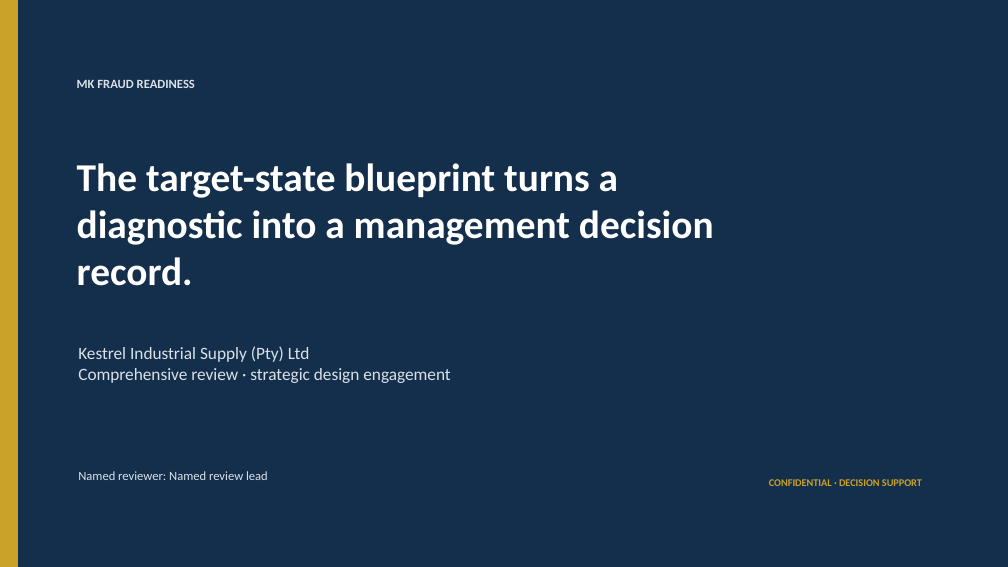
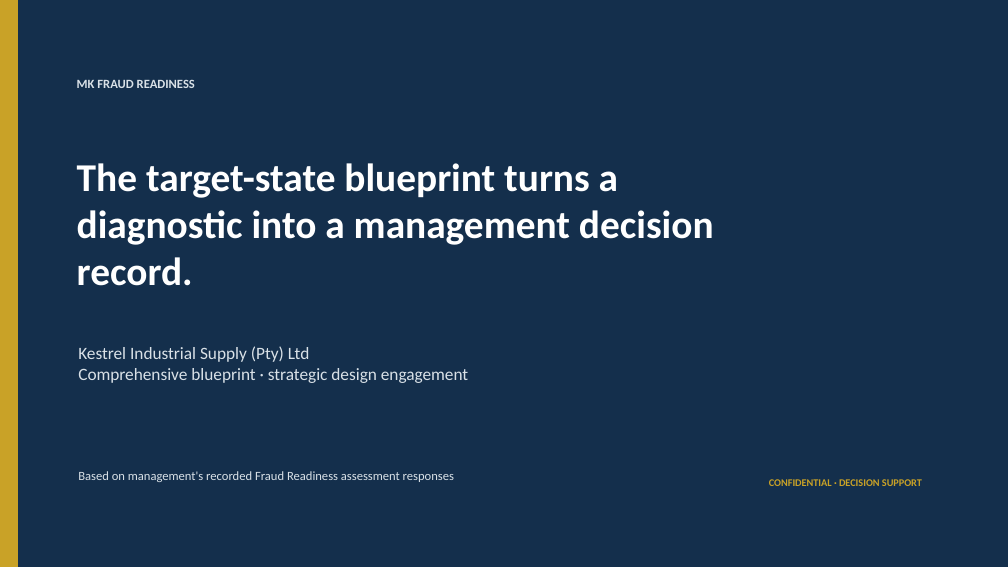
Before and after one commit to Tondani1995/mk-fraud-readiness-score, a slide deck: slide 1 of outputs/commercial-quality/comprehensive-executive-presentation.pptx. Drawn at 1008x567 pixels with LibreOffice and Linux fonts; fonts in the diff are those of the drawing. Boxes give left, top, right and bottom in pixels: in the first picture for what was removed or moved away, otherwise in the second. Text is boxed around its words. In the diff, an @@ line names an element or a change of style, - is before the commit and + after.

Commit message:
Correct Comprehensive Reporting Bible architecture

```diff
--- a/outputs/commercial-quality/comprehensive-executive-presentation.pptx
+++ b/outputs/commercial-quality/comprehensive-executive-presentation.pptx
@@ text at bbox=[78, 368, 468, 383]: text changed @@
-Comprehensive review · strategic design engagement
+Comprehensive blueprint · strategic design engagement
@@ text at bbox=[78, 471, 454, 482]: text changed @@
-Named reviewer: Named review lead
+Based on management's recorded Fraud Readiness assessment responses
```
Also in this commit, not shown: 3 other slides changed, 2 slides added, 2 slides removed, 48 other files.
